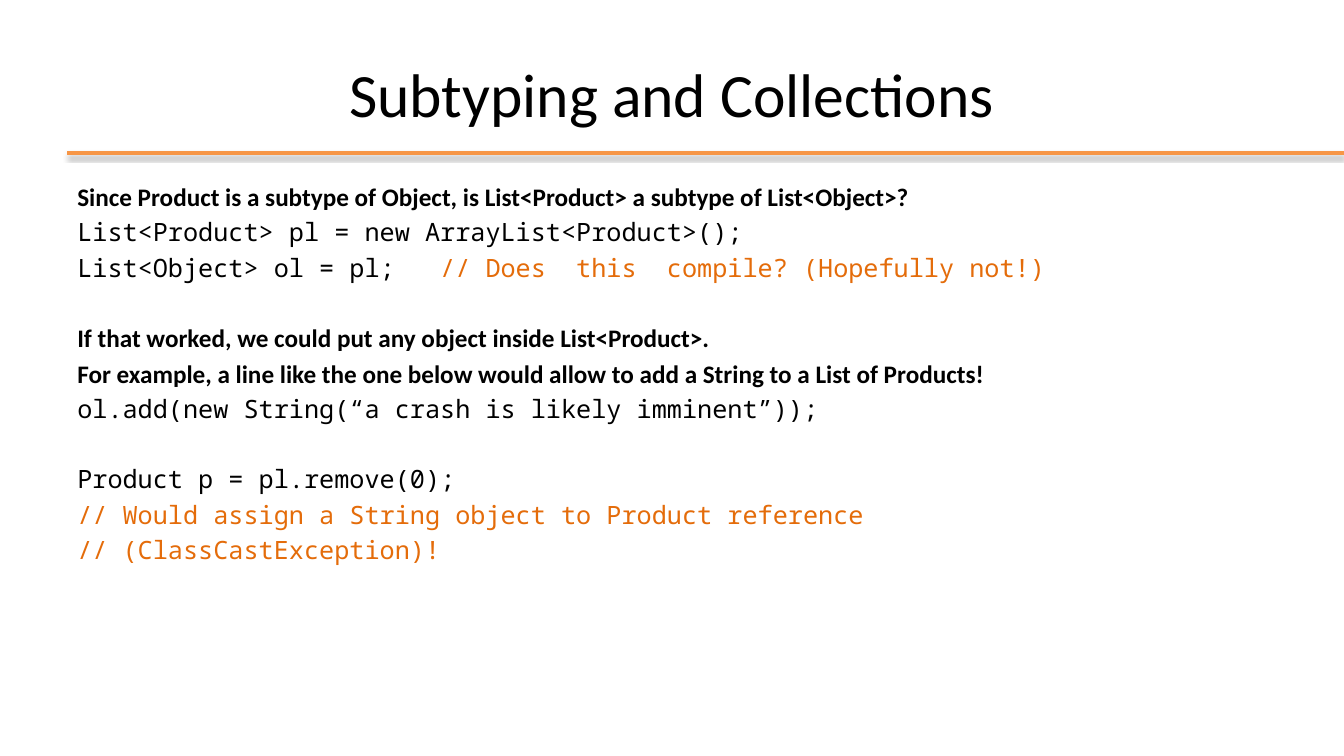
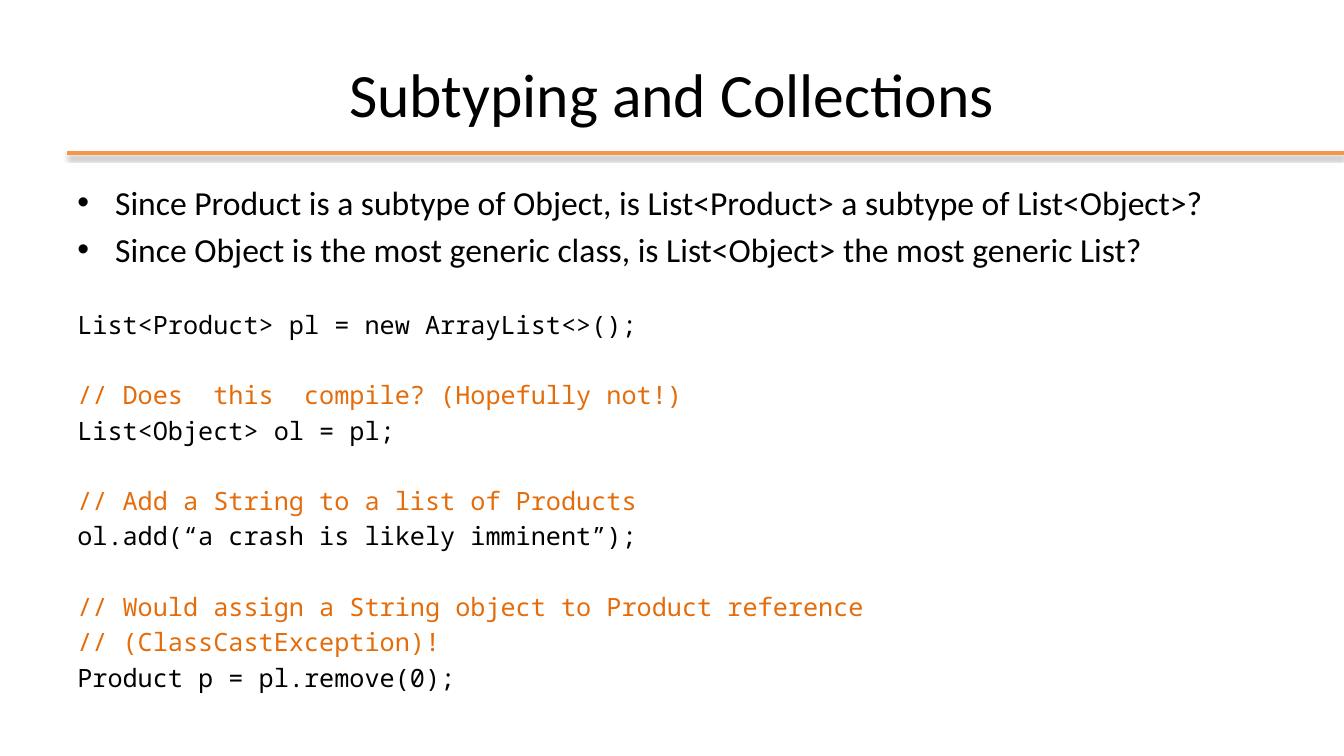
Before and after one commit to plctechnician/ooprogramming, a slide deck: slide 9 of java/slides/ppt/05 - Java Generic Data Structures.pptx (slide 13 before the commit). Drawn at 1344x756 pixels with LibreOffice and Linux fonts; fonts in the diff are those of the drawing; background and template pictures are left out. Boxes give left, top, right and bottom in pixels: in the first picture for what was removed or moved away, otherwise in the second. Text is boxed around its words. In the diff, an @@ line names an element or a change of style, - is before the commit and + after.

```diff
--- a/java/slides/ppt/05 - Java Generic Data Structures.pptx
+++ b/java/slides/ppt/05 - Java Generic Data Structures.pptx
@@ text at [115,191,1202,221]: size 18 to 24 pt, bold off in "Since Product is a subtype of Object, ..."; bullet none to •; more space between paragraphs @@
@@ text at [77,238,1141,551]: text changed @@
-List<Product> pl = new ArrayList<Product>();
-List<Object> ol = pl; // Does this compile? (Hopefully not!)
-If that worked, we could put any object inside List<Product>.
-For example, a line like the one below would allow to add a String to a List of Products!
-ol.add(new String(“a crash is likely imminent”));
-Product p = pl.remove(0);
+• Since Object is the most generic class, is List<Object> the most generic List?
+List<Product> pl = new ArrayList<>();
+// Does this compile? (Hopefully not!)
+List<Object> ol = pl;
+// Add a String to a list of Products
+ol.add(“a crash is likely imminent”);
@@ text at [77,668,456,693]: paragraph added @@
+Product p = pl.remove(0);
```
Also in this commit, not shown: 13 other slides changed, 2 slides added, 10 slides removed.
